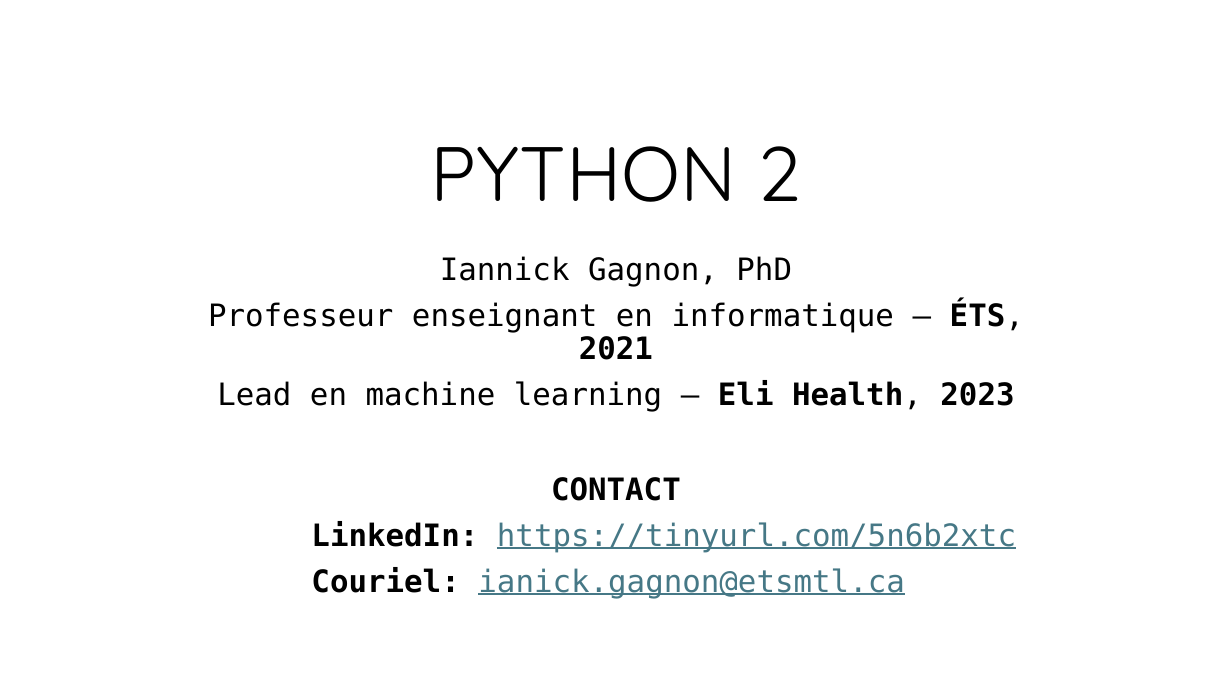
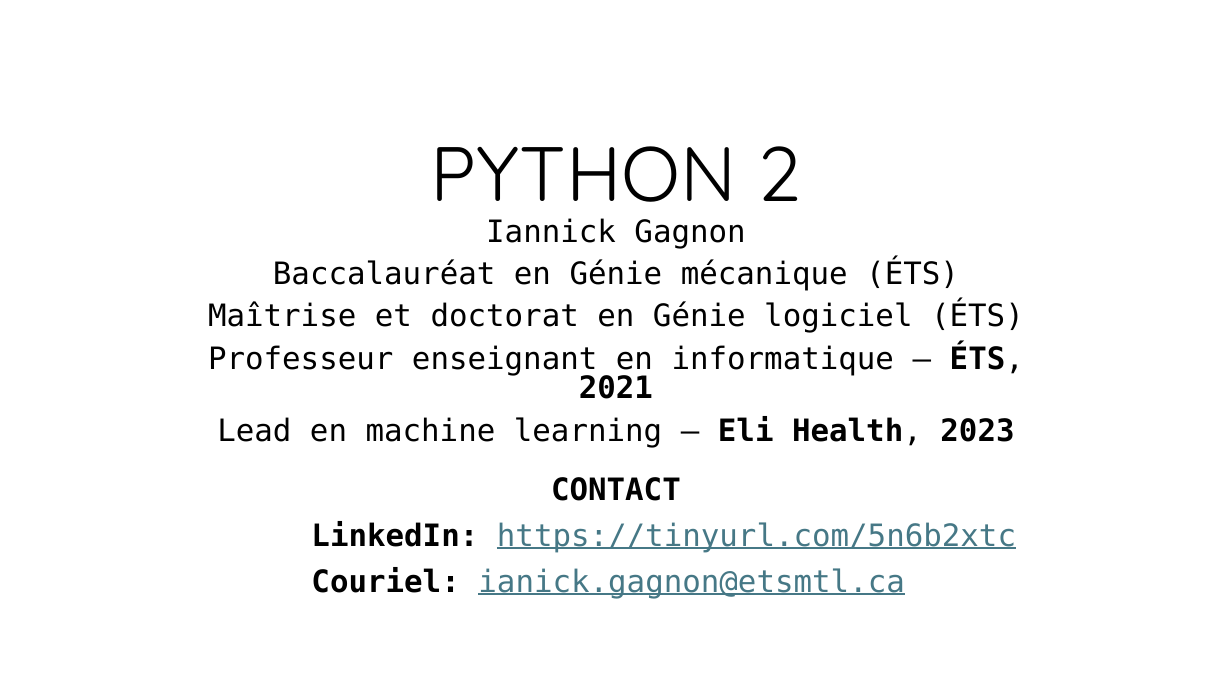
Before and after one commit to iannickgagnon/sagedays_iannick_2026, a slide deck: slide 1 of python_2/presentation_python_2.pptx. Drawn at 1232x693 pixels with LibreOffice and Linux fonts; fonts in the diff are those of the drawing. Boxes give left, top, right and bottom in pixels: in the first picture for what was removed or moved away, otherwise in the second. Text is boxed around its words. In the diff, an @@ line names an element or a change of style, - is before the commit and + after.

Commit message:
feat: Add python_2 presentation slide no.17

```diff
--- a/python_2/presentation_python_2.pptx
+++ b/python_2/presentation_python_2.pptx
@@ subtitle at <box>208,218,1024,333</box>: text changed @@
-Iannick Gagnon, PhD
+Iannick Gagnon
+Baccalauréat en Génie mécanique (ÉTS)
+Maîtrise et doctorat en Génie logiciel (ÉTS)
@@ subtitle at <box>208,344,1024,448</box>: line spacing 0.9 to 0.8 @@
```
Also in this commit, not shown: 2 slides added, 30 slides removed.
